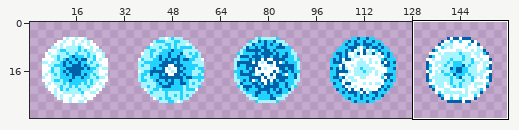
Edited in one commit: sprite sheet (BulletBallet/files/textures/bullet1.png). The first picture is a wide view before the edit; the outline marks the close-up.
Close-up. As it was:
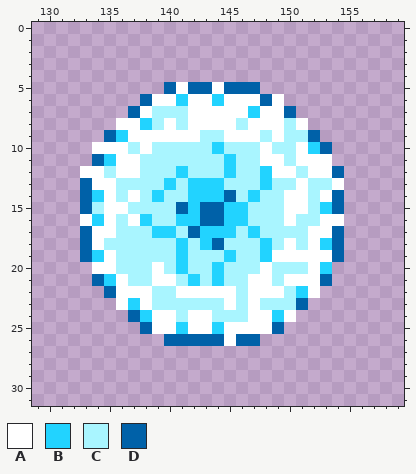
The file is 160x32 pixels. Shown: x 129..159, y 0..31. The wide view leaves out empty margins. The commit also changed other parts of the picture, which this record leaves out.
Palette (. is transparent): A #ffffff  B #22d3ff  C #a9f5ff  D #0061a8
Pixels before, first column x 133:
 5 .......DADDADDD.......
 6 .....DAABAABAAADA.....
 7 ....DACCCAAAAABAAD....
 8 ...AABCACAAAACAAACA...
 9 ..DBAAAAAACCAAACACCD..
10 .AAACACCCCCBCCCACCABD.
11 .DBAACCCCCCCBCCAACAAA.
12 AACAACCCBCCCBCCBAACAAD
13 DAACCCCBCBBBCCCBCCACCA
14 DBACACBCCBBBDCBCCAACAD
15 DCAACCCCDBDDBBCCCAACBD
16 ABACABCCBBDDBBCCCACCAA
17 DAACCCBBCDBBBCBCCCCAAD
18 DACCCCCCBCBDCCCBCACABD
19 DBACCCCCBCCCBCCBAAAAAD
20 .AACCCACBCCBCCCACCCAB.
21 .DBACCAACBCBCCAACAAAD.
22 ..DAAACCAAAAACAAACBA..
23 ...ABACCCCCCACACCCD...
24 ....DBAACAACCCAABA....
25 .....DAABAABAAAAD.....
26 .......DDDDDADD.......
After:
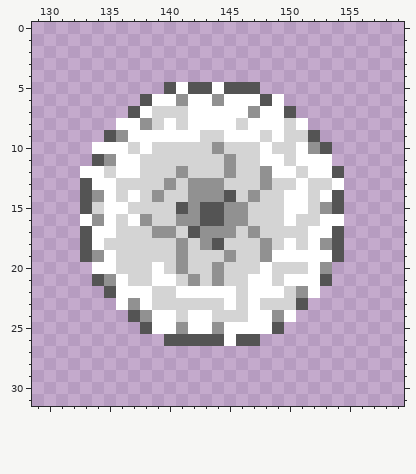
Edits made:
colour B: #22d3ff -> #919191
colour C: #a9f5ff -> #d4d4d4
colour D: #0061a8 -> #545454
